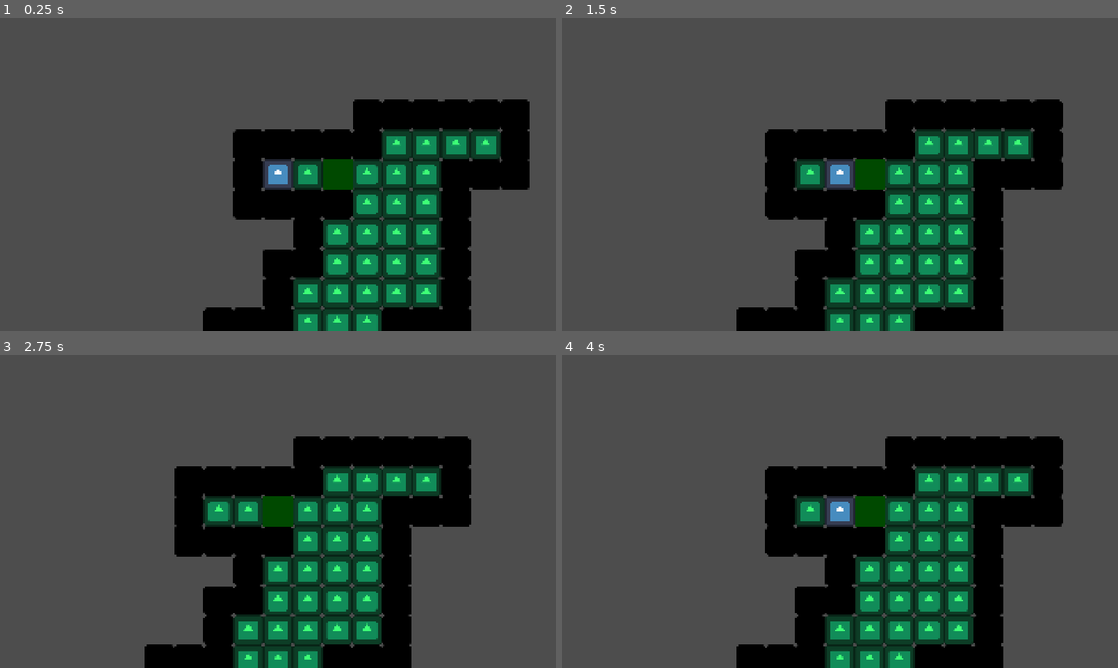
Above: before the commit, frames 1-4 (two rows, left to right).
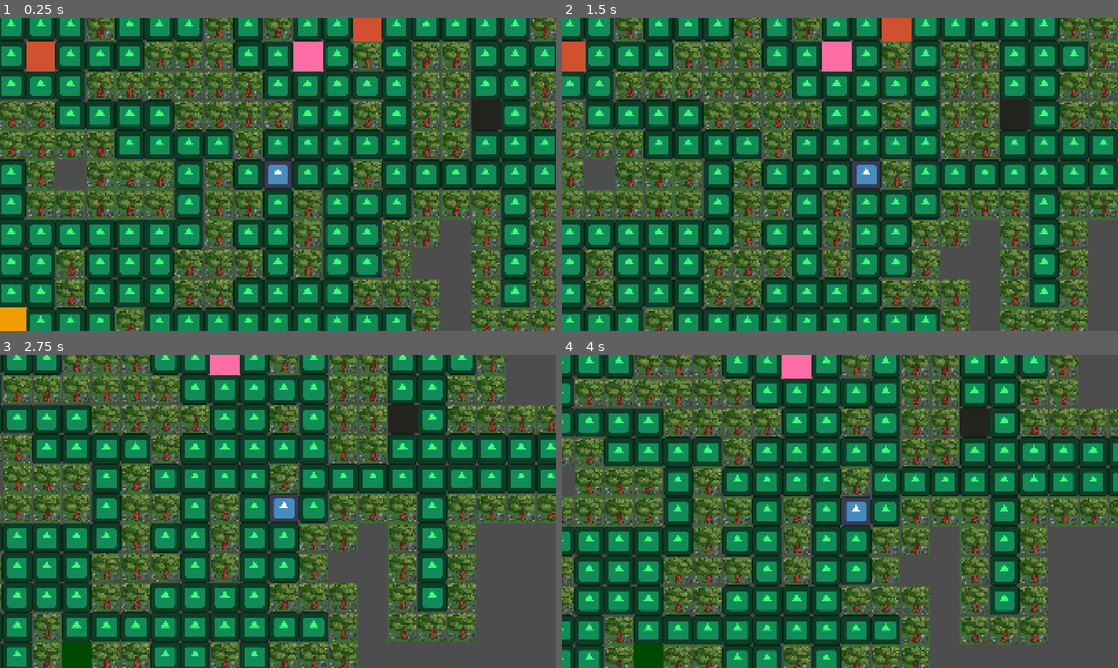
Above: after the commit, the same moments.

Repository: Fernandohka/EcoLabirinto
Game: Godot game, scene res://Map/map.tscn
Two runs of this game, one before a commit and one after it. Both use one fixed random seed, a clock stepped at 60 frames per second and the inputs below. The engine's default icon, where the game draws it, is replaced by a stand-in: a white triangle on a blue panel in a dark square.
Inputs:
- Up to frame 1 (0.25 s): no input
- Up to frame 2 (1.5 s): tap Enter at 0.5 s; hold Right (ui_right) 0.53-1.28 s; hold A (A) 0.53-1.28 s; tap D (D) at 0.8, 1.35 s; hold Down (ui_down) from 1.28 s (still down)
- Up to frame 3 (2.75 s): tap S (S) at 1.55 s; release Down (ui_down) at 2.03 s; hold Right (ui_right) from 2.03 s (still down); hold S (S) from 2.03 s (still down); tap W (W) at 2.3 s
- Up to frame 4 (4 s): release Right (ui_right) at 2.78 s; release S (S) at 2.78 s; hold Up (ui_up) 2.78-3.53 s; tap W (W) at 2.85 s; tap A (A) at 3.05 s; hold Left (ui_left) from 3.53 s (still down); hold A (A) from 3.53 s (still down); tap D (D) at 3.8 s

The runs differ from the first frame. In frame 1, 86% of the frame differs, in the area x 0-100%, y 0-100%; in frame 2, 87%; in frame 3, 84%; in frame 4, 85%.

Commit message:
é isso...

Diff:
--- a/Map/map.gd
+++ b/Map/map.gd
@@ -1,10 +1,20 @@
 extends TileMapLayer
 
-@export var max_casas: int = 70
-@export var tamanho_corredor_max: int = 5
-@export var tamanho_tile: int = 16
+@export_group("Configurações do TileSet (Chão)")
+@export var chao_source_id: int = 0
+@export var chao_atlas_coords: Vector2i = Vector2i(0, 0)
 
-# --- CENAS (Arraste no Inspector) ---
+@export_group("Configurações do TileSet (Parede)")
+@export var parede_source_id: int = 1
+@export var parede_atlas_coords: Vector2i = Vector2i(0, 0)
+@export var parede_scene_id: int = 1 # ID da cena no Scenes Collection
+
+@export_group("Parâmetros do Labirinto")
+@export var max_casas: int = 80
+@export var tamanho_corredor_max: int = 3
+@export_range(0.0, 1.0) var chance_ramificacao: float = 0.35
+@export_range(0.0, 1.0) var densidade_pilares: float = 0.40 # Ajustado para não bloquear passagens
+
 @export_group("Heróis e Objetivos")
 @export var cena_jogador: PackedScene
 @export var cena_saida: PackedScene
@@ -22,24 +32,34 @@
 func _ready():
 	randomize()
 	gerar_labirinto_organico()
+	gerar_pilares_internos()
+	garantir_conectividade() # <--- Elimina qualquer área inacessível
+	renderizar_chao()
 	gerar_paredes()
 	distribuir_estrategicamente()
 
 # --- 1. GERAÇÃO DO MAPA ---
 func gerar_labirinto_organico():
+	chao_gerado.clear()
+	clear()
+
 	var pos_atual = Vector2i.ZERO
 	chao_gerado.append(pos_atual)
 
-	# Como o script já está no próprio TileMapLayer, chamamos set_cell direto
-	set_cell(pos_atual, 0, Vector2i(0, 0))
+	var direcoes = [Vector2i.UP, Vector2i.DOWN, Vector2i.LEFT, Vector2i.RIGHT]
+	var tentativas = 0
+	var max_tentativas = max_casas * 50
 
-	var direcoes = [Vector2i.UP, Vector2i.DOWN, Vector2i.LEFT, Vector2i.RIGHT]
+	while chao_gerado.size() < max_casas and tentativas < max_tentativas:
+		tentativas += 1
 
-	while chao_gerado.size() < max_casas:
+		if randf() < chance_ramificacao and chao_gerado.size() > 1:
+			pos_atual = chao_gerado.pick_random()
+
 		var direcao_atual = direcoes.pick_random()
-		var passos_nesta_direcao = randi_range(2, tamanho_corredor_max)
+		var passos = randi_range(1, tamanho_corredor_max)
 
-		for i in range(passos_nesta_direcao):
+		for i in range(passos):
 			if chao_gerado.size() >= max_casas:
 				break
 
@@ -48,41 +68,106 @@
 			if not chao_gerado.has(pos_atual):
 				chao_gerado.append(pos_atual)
 
-				# Chama direto
-				set_cell(pos_atual, 0, Vector2i(0, 0))
+# --- 2. PILARES INTERNOS ---
+func gerar_pilares_internos():
+	var paredes_internas: Array[Vector2i] = []
+	var direcoes_8 = [
+		Vector2i.UP, Vector2i.DOWN, Vector2i.LEFT, Vector2i.RIGHT,
+		Vector2i(1, 1), Vector2i(1, -1), Vector2i(-1, 1), Vector2i(-1, -1)
+	]
 
-# --- 2. DISTRIBUIÇÃO DAS ENTIDADES ---
+	for pos in chao_gerado:
+		if pos == Vector2i.ZERO:
+			continue
+
+		var vizinhos_chao = 0
+		for dir in direcoes_8:
+			if chao_gerado.has(pos + dir):
+				vizinhos_chao += 1
+
+		if vizinhos_chao == 8 and randf() < densidade_pilares:
+			paredes_internas.append(pos)
+
+	for pos in paredes_internas:
+		chao_gerado.erase(pos)
+
+# --- 3. FLOOD FILL (GARANTIA DE ACESSIBILIDADE 100%) ---
+func garantir_conectividade():
+	if chao_gerado.is_empty():
+		return
+
+	var inicio = Vector2i.ZERO
+	if not chao_gerado.has(inicio):
+		inicio = chao_gerado[0]
+
+	var alcancaveis: Array[Vector2i] = []
+	var fila: Array[Vector2i] = [inicio]
+	var visitados = {inicio: true}
+	alcancaveis.append(inicio)
+
+	var direcoes_4 = [Vector2i.UP, Vector2i.DOWN, Vector2i.LEFT, Vector2i.RIGHT]
+
+	# Navega por todas as casas interligadas a partir da origem
+	while fila.size() > 0:
+		var atual = fila.pop_front()
+		for dir in direcoes_4:
+			var vizinho = atual + dir
+			if chao_gerado.has(vizinho) and not visitados.has(vizinho):
+				visitados[vizinho] = true
+				alcancaveis.append(vizinho)
+				fila.append(vizinho)
+
+	# Apaga do array qualquer bloco de chão que não seja alcançável a pé
+	chao_gerado = alcancaveis
+
+func renderizar_chao():
+	for pos in chao_gerado:
+		set_cell(pos, chao_source_id, chao_atlas_coords)
+
+# --- 4. GERAÇÃO DE PAREDES ---
+func gerar_paredes():
+	var celulas_chao = get_used_cells()
+	var direcoes = [
+		Vector2i.UP, Vector2i.DOWN, Vector2i.LEFT, Vector2i.RIGHT,
+		Vector2i(1, 1), Vector2i(1, -1), Vector2i(-1, 1), Vector2i(-1, -1)
+	]
+
+	for chao in celulas_chao:
+		for dir in direcoes:
+			var vizinho = chao + dir
+			if get_cell_source_id(vizinho) == -1:
+				set_cell(vizinho, parede_source_id, parede_atlas_coords, parede_scene_id)
+
+# --- 5. DISTRIBUIÇÃO DAS ENTIDADES ---
 func distribuir_estrategicamente():
 	var posicoes_livres = chao_gerado.duplicate()
 
-	# Jogador no início
-	var pos_inicial = posicoes_livres[0]
+	var pos_inicial = Vector2i.ZERO
+	if not posicoes_livres.has(pos_inicial):
+		pos_inicial = posicoes_livres[0]
+
 	instanciar_objeto(cena_jogador, pos_inicial)
 	posicoes_livres.erase(pos_inicial)
 
-	# Saída no ponto mais distante
 	var pos_saida = encontrar_ponto_mais_distante(pos_inicial, posicoes_livres)
 	instanciar_objeto(cena_saida, pos_saida)
 	posicoes_livres.erase(pos_saida)
 
-	# Embaralha as casas restantes para o resto
 	posicoes_livres.shuffle()
 
-	# Spawn Animais (4x)
 	for i in range(4):
-		if posicoes_livres.size() > 0: instanciar_objeto(cena_animal, posicoes_livres.pop_back())
+		if posicoes_livres.size() > 0:
+			instanciar_objeto(cena_animal, posicoes_livres.pop_back())
 
-	# Spawn Ameaças (Adversários)
-	for i in range(3): # 3 Queimadas
+	for i in range(3):
 		if posicoes_livres.size() > 0: instanciar_objeto(cena_chama, posicoes_livres.pop_back())
-	for i in range(2): # 2 Caçadores
+	for i in range(2):
 		if posicoes_livres.size() > 0: instanciar_objeto(cena_cacador, posicoes_livres.pop_back())
-	for i in range(2): # 2 Névoas Tóxicas
+	for i in range(2):
 		if posicoes_livres.size() > 0: instanciar_objeto(cena_nevoa, posicoes_livres.pop_back())
-	if posicoes_livres.size() > 0: # 1 Trator Bloqueador
+	if posicoes_livres.size() > 0:
 		instanciar_objeto(cena_trator, posicoes_livres.pop_back())
 
-	# Spawn Santuário / Checkpoint (1x)
 	if posicoes_livres.size() > 0:
 		instanciar_objeto(cena_checkpoint, posicoes_livres.pop_back())
 
@@ -101,19 +186,5 @@
 func instanciar_objeto(cena: PackedScene, coord_grid: Vector2i):
 	if cena != null:
 		var novo_obj = cena.instantiate()
-		# Chamamos map_to_local direto também
 		novo_obj.position = map_to_local(coord_grid)
 		add_child(novo_obj)
-
-# --- 3. GERAÇÃO DE PAREDES ---
-func gerar_paredes():
-	var celulas_chao = get_used_cells()
-	var direcoes = [Vector2i.UP, Vector2i.DOWN, Vector2i.LEFT, Vector2i.RIGHT,
-					Vector2i(1,1), Vector2i(1,-1), Vector2i(-1,1), Vector2i(-1,-1)]
-
-	for chao in celulas_chao:
-		for dir in direcoes:
-			var vizinho = chao + dir
-			# Se a casa vizinha estiver vazia, coloca uma parede
-			if get_cell_source_id(vizinho) == -1:
-				set_cell(vizinho, 1, Vector2i(0, 0)) # Assumindo que a parede é a segunda imagem no seu TileSet
--- a/Map/map.tscn
+++ b/Map/map.tscn
@@ -3,6 +3,7 @@
 [ext_resource type="Texture2D" uid="uid://c75jrp57x4wfs" path="res://icon.svg" id="1_5cbny"]
 [ext_resource type="Script" uid="uid://c5tt0njxfg04k" path="res://Map/map.gd" id="1_njngi"]
 [ext_resource type="PackedScene" uid="uid://cgfx2e30q58cc" path="res://Player/player.tscn" id="1_ro55w"]
+[ext_resource type="PackedScene" uid="uid://cupngbht3xv5b" path="res://arvore.tscn" id="2_ptuj4"]
 [ext_resource type="PackedScene" uid="uid://daweet7e1dw2j" path="res://Coletaveis/saida.tscn" id="4_ptuj4"]
 [ext_resource type="PackedScene" uid="uid://cf3rfwiat0ipn" path="res://Coletaveis/animal.tscn" id="5_rr5ff"]
 [ext_resource type="PackedScene" uid="uid://b7v6cp8lk6tv" path="res://Coletaveis/checkpoint.tscn" id="6_a0x20"]
@@ -20,6 +21,9 @@
 0:0/0 = 0
 0:0/0/modulate = Color(0.24313726, 1, 0.46666667, 1)
 
+[sub_resource type="TileSetScenesCollectionSource" id="TileSetScenesCollectionSource_rr5ff"]
+scenes/1/scene = ExtResource("2_ptuj4")
+
 [sub_resource type="TileSetAtlasSource" id="TileSetAtlasSource_5cbny"]
 texture = ExtResource("1_5cbny")
 texture_region_size = Vector2i(128, 128)
@@ -31,12 +35,14 @@
 tile_size = Vector2i(128, 128)
 physics_layer_0/collision_layer = 1
 sources/0 = SubResource("TileSetAtlasSource_5ps16")
-sources/1 = SubResource("TileSetAtlasSource_5cbny")
+sources/3 = SubResource("TileSetAtlasSource_5cbny")
+sources/1 = SubResource("TileSetScenesCollectionSource_rr5ff")
 
 [node name="Map" type="TileMapLayer" unique_id=352659270]
 tile_set = SubResource("TileSet_xvf33")
 script = ExtResource("1_njngi")
-max_casas = 200
+max_casas = 256
+tamanho_corredor_max = 4
 cena_jogador = ExtResource("1_ro55w")
 cena_saida = ExtResource("4_ptuj4")
 cena_animal = ExtResource("5_rr5ff")
--- a/Player/player.gd
+++ b/Player/player.gd
@@ -17,13 +17,13 @@
 
 	var direcao = Vector2.ZERO
 
-	if event.is_action_pressed("ui_right"):
+	if event.is_action_pressed("D"):
 		direcao = Vector2.RIGHT
-	elif event.is_action_pressed("ui_left"):
+	elif event.is_action_pressed("A"):
 		direcao = Vector2.LEFT
-	elif event.is_action_pressed("ui_down"):
+	elif event.is_action_pressed("S"):
 		direcao = Vector2.DOWN
-	elif event.is_action_pressed("ui_up"):
+	elif event.is_action_pressed("W"):
 		direcao = Vector2.UP
 
 	if direcao != Vector2.ZERO:
--- a/Player/player.tscn
+++ b/Player/player.tscn
@@ -18,3 +18,5 @@
 
 [node name="Camera2D" type="Camera2D" parent="." unique_id=1529818194]
 zoom = Vector2(0.8, 0.8)
+position_smoothing_enabled = true
+position_smoothing_speed = 2.5
--- /dev/null
+++ b/arvore.tscn
@@ -0,0 +1,94 @@
+[gd_scene format=3 uid="uid://cupngbht3xv5b"]
+
+[ext_resource type="Texture2D" uid="uid://yue88pg80cdq" path="res://Walls/Tree_2.png" id="1_36f5s"]
+[ext_resource type="Texture2D" uid="uid://c6ohnqvph83qb" path="res://Walls/Slice 11.png" id="2_fqykw"]
+[ext_resource type="Texture2D" uid="uid://dp36fqqll1say" path="res://Walls/Slice 15.png" id="3_ccd8o"]
+[ext_resource type="Texture2D" uid="uid://ben4a7nob8mvp" path="res://Walls/Slice 1.png" id="4_44i22"]
+[ext_resource type="Texture2D" uid="uid://jfl20nev05gq" path="res://Walls/Slice 2.png" id="5_5p0kt"]
+[ext_resource type="Texture2D" uid="uid://oxugtni2opn1" path="res://Walls/Slice 5.png" id="6_qafha"]
+
+[sub_resource type="RectangleShape2D" id="RectangleShape2D_ebum8"]
+size = Vector2(196.66666, 203.33333)
+
+[sub_resource type="CanvasTexture" id="CanvasTexture_ebum8"]
+
+[node name="Arvore" type="StaticBody2D" unique_id=231505156]
+scale = Vector2(0.6, 0.6)
+
+[node name="CollisionShape2D" type="CollisionShape2D" parent="." unique_id=500485094]
+shape = SubResource("RectangleShape2D_ebum8")
+
+[node name="Sprite2D" type="Sprite2D" parent="." unique_id=472976616]
+modulate = Color(0.24154243, 0.42248857, 0.22134036, 1)
+scale = Vector2(202, 208)
+texture = SubResource("CanvasTexture_ebum8")
+
+[node name="Tree2" type="Sprite2D" parent="." unique_id=1948620961]
+light_mask = 1023
+visibility_layer = 1023
+z_index = 1
+texture_filter = 1
+texture_repeat = 2
+position = Vector2(-1, -0.9999981)
+scale = Vector2(3.09375, 2.7714288)
+texture = ExtResource("1_36f5s")
+
+[node name="Tree1" type="Sprite2D" parent="." unique_id=1415931421]
+position = Vector2(3.9999998, 4.7683716e-07)
+scale = Vector2(4.0833335, 2.4999998)
+
+[node name="Slice11" type="Sprite2D" parent="." unique_id=547394130]
+z_index = 1
+texture_filter = 1
+texture_repeat = 2
+position = Vector2(66, 72)
+scale = Vector2(4.125, 3.625)
+texture = ExtResource("2_fqykw")
+
+[node name="Slice15" type="Sprite2D" parent="." unique_id=615873474]
+texture_filter = 1
+texture_repeat = 2
+position = Vector2(-42.000004, 74)
+scale = Vector2(3.1250002, 2.9375)
+texture = ExtResource("3_ccd8o")
+
+[node name="Slice1" type="Sprite2D" parent="." unique_id=817086173]
+texture_filter = 1
+texture_repeat = 2
+position = Vector2(-74, 68)
+scale = Vector2(2.125, 2.7187502)
+texture = ExtResource("4_44i22")
+
+[node name="Slice2" type="Sprite2D" parent="." unique_id=1845793506]
+texture_filter = 1
+position = Vector2(0, -32.750008)
+scale = Vector2(6.25, 4.4218745)
+texture = ExtResource("5_5p0kt")
+
+[node name="Slice3" type="Sprite2D" parent="." unique_id=694514247]
+texture_filter = 1
+texture_repeat = 2
+position = Vector2(-64, -68)
+scale = Vector2(2.1562498, 2)
+texture = ExtResource("5_5p0kt")
+
+[node name="Slice3" type="Sprite2D" parent="Slice3" unique_id=1993869282]
+texture_filter = 1
+texture_repeat = 2
+position = Vector2(38.399994, 9.846159)
+scale = Vector2(2.1875, 1.625)
+texture = ExtResource("5_5p0kt")
+
+[node name="Slice3" type="Sprite2D" parent="Slice3/Slice3" unique_id=1829932702]
+texture_filter = 1
+texture_repeat = 2
+position = Vector2(8.359184, -4.5443783)
+scale = Vector2(0.54681146, 0.71782565)
+texture = ExtResource("5_5p0kt")
+
+[node name="Slice5" type="Sprite2D" parent="." unique_id=1710664666]
+texture_filter = 1
+texture_repeat = 2
+position = Vector2(64, 66)
+scale = Vector2(4.75, 2.6875)
+texture = ExtResource("6_qafha")
